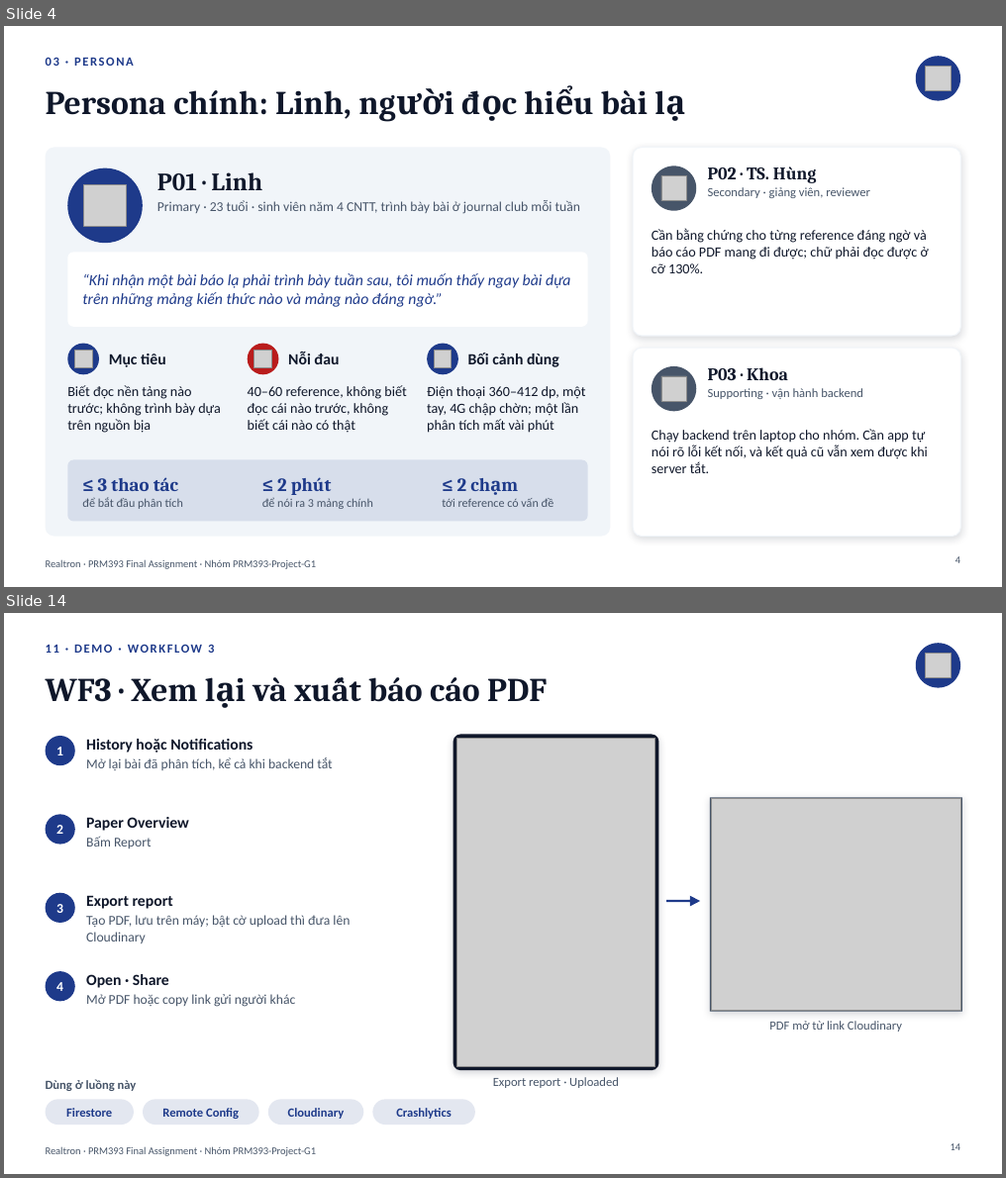
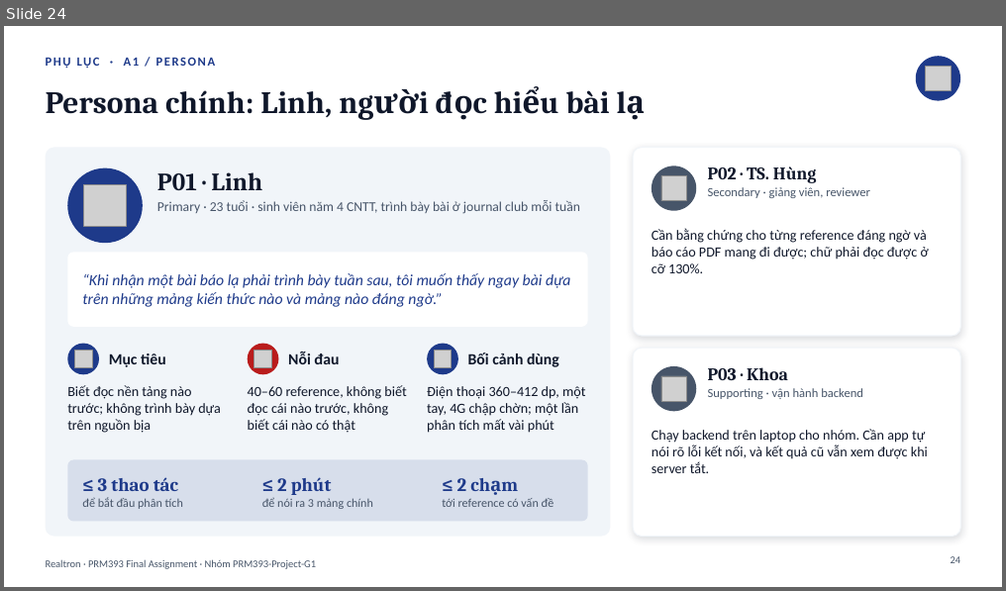
Before and after one commit to PRM393-Project-G1/Lab3, a slide deck: slides/Final_G1_slides.pptx. Shown one above the other, each under a label of ours: slides 4 and 14 before the commit, slide 24 after it; the slides between them are not shown. The pictures are 1006x1178 and 1006x591 pixels, drawn with LibreOffice and Linux fonts; fonts in the diff are those of the drawing; grey boxes stand for pictures. Boxes give left, top, right and bottom in pixels: in the first picture for what was removed or moved away, otherwise in the second. Text is boxed around its words. In the diff, an @@ line names an element or a change of style, - is before the commit and + after.

```diff
--- a/slides/Final_G1_slides.pptx
+++ b/slides/Final_G1_slides.pptx
@@ slide 14 removed at [4, 613, 1002, 1174], background #FFFFFF; not listed: 1 template element that a slide beside it also shows @@
@@ text removed at [46, 644, 214, 653] @@
-11 · DEMO · WORKFLOW 3
@@ ellipse removed at [916, 643, 960, 688] @@
@@ picture removed at [926, 653, 951, 678] @@
@@ title removed at [46, 677, 547, 702] @@
-WF3 · Xem lại và xuất báo cáo PDF
@@ ellipse removed at [46, 736, 75, 765] @@
@@ text removed at [56, 747, 63, 756] @@
-1
@@ text removed at [86, 739, 332, 770] @@
-History hoặc Notifications
-Mở lại bài đã phân tích, kể cả khi backend tắt
@@ rounded rectangle removed at [453, 735, 659, 1070] @@
@@ picture removed at [456, 738, 655, 1066] @@
@@ ellipse removed at [46, 814, 75, 845] @@
@@ text removed at [86, 817, 188, 849] @@
-Paper Overview
-Bấm Report
@@ rectangle removed at [710, 797, 962, 1011] @@
@@ picture removed at [712, 799, 960, 1010] @@
@@ text removed at [56, 825, 63, 834] @@
-2
@@ ellipse removed at [46, 893, 75, 923] @@
@@ text removed at [56, 904, 63, 913] @@
-3
@@ text removed at [86, 895, 350, 944] @@
-Export report
-Tạo PDF, lưu trên máy; bật cờ upload thì đưa lên Cloudinary
@@ freeform shape removed at [666, 896, 700, 906] @@
@@ ellipse removed at [46, 971, 75, 1001] @@
@@ text removed at [56, 982, 63, 991] @@
-4
@@ text removed at [86, 974, 296, 1007] @@
-Open · Share
-Mở PDF hoặc copy link gửi người khác
@@ text removed at [769, 1021, 902, 1032] @@
-PDF mở từ link Cloudinary
@@ text removed at [46, 1079, 137, 1091] @@
-Dùng ở luồng này
@@ text removed at [493, 1077, 619, 1088] @@
-Export report · Uploaded
@@ rounded rectangle removed at [46, 1100, 134, 1125] @@
@@ text removed at [66, 1108, 112, 1117] @@
-Firestore
@@ rounded rectangle removed at [143, 1100, 259, 1125] @@
@@ text removed at [162, 1108, 239, 1119] @@
-Remote Config
@@ rounded rectangle removed at [268, 1100, 364, 1125] @@
@@ text removed at [288, 1108, 345, 1119] @@
-Cloudinary
@@ rounded rectangle removed at [373, 1100, 475, 1125] @@
@@ text removed at [396, 1108, 451, 1119] @@
-Crashlytics
@@ page number removed at [950, 1144, 961, 1151] @@
-14
@@ what was slide 4 is now slide 24 @@
@@ slide 24 changed as well @@
@@ title "Persona chính: Linh, người đọc ..." at [46, 90, 610, 117]: size 32 to 30 pt @@
@@ text at [46, 57, 216, 68]: text changed @@
-03 · PERSONA
+PHỤ LỤC · A1 / PERSONA
@@ page number at [950, 557, 961, 564]: text changed @@
-4
+24
```
Also in this commit, not shown: 3 other slides changed, 22 slides added, 13 other slides removed, 7 other files.
